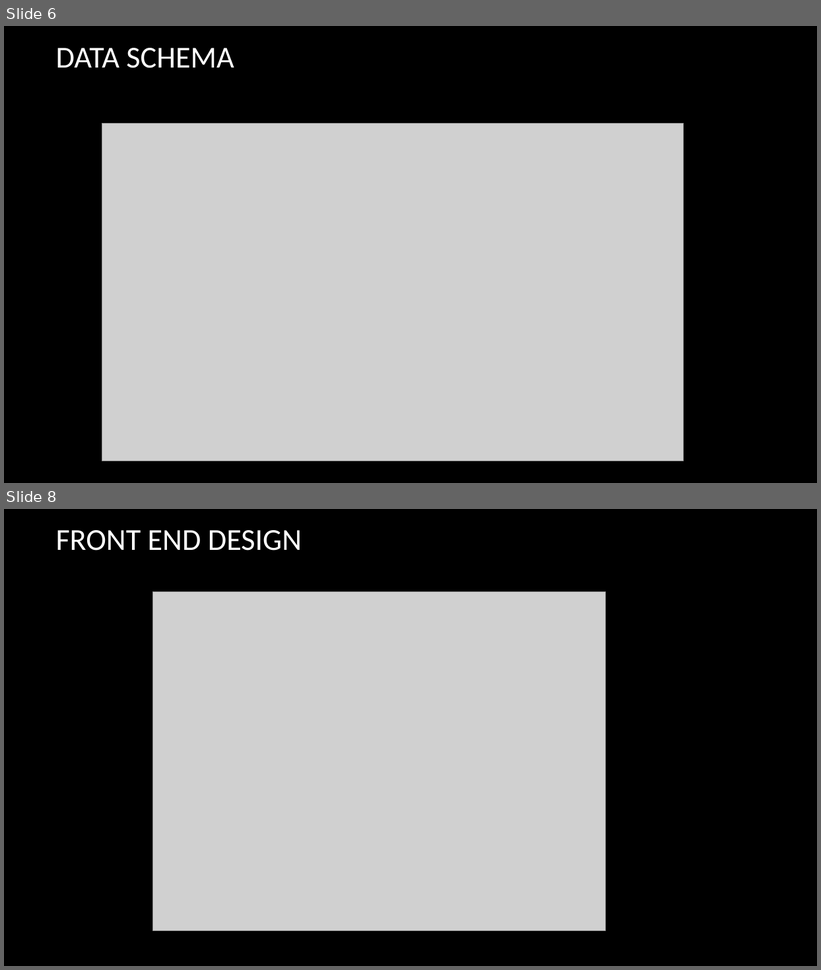
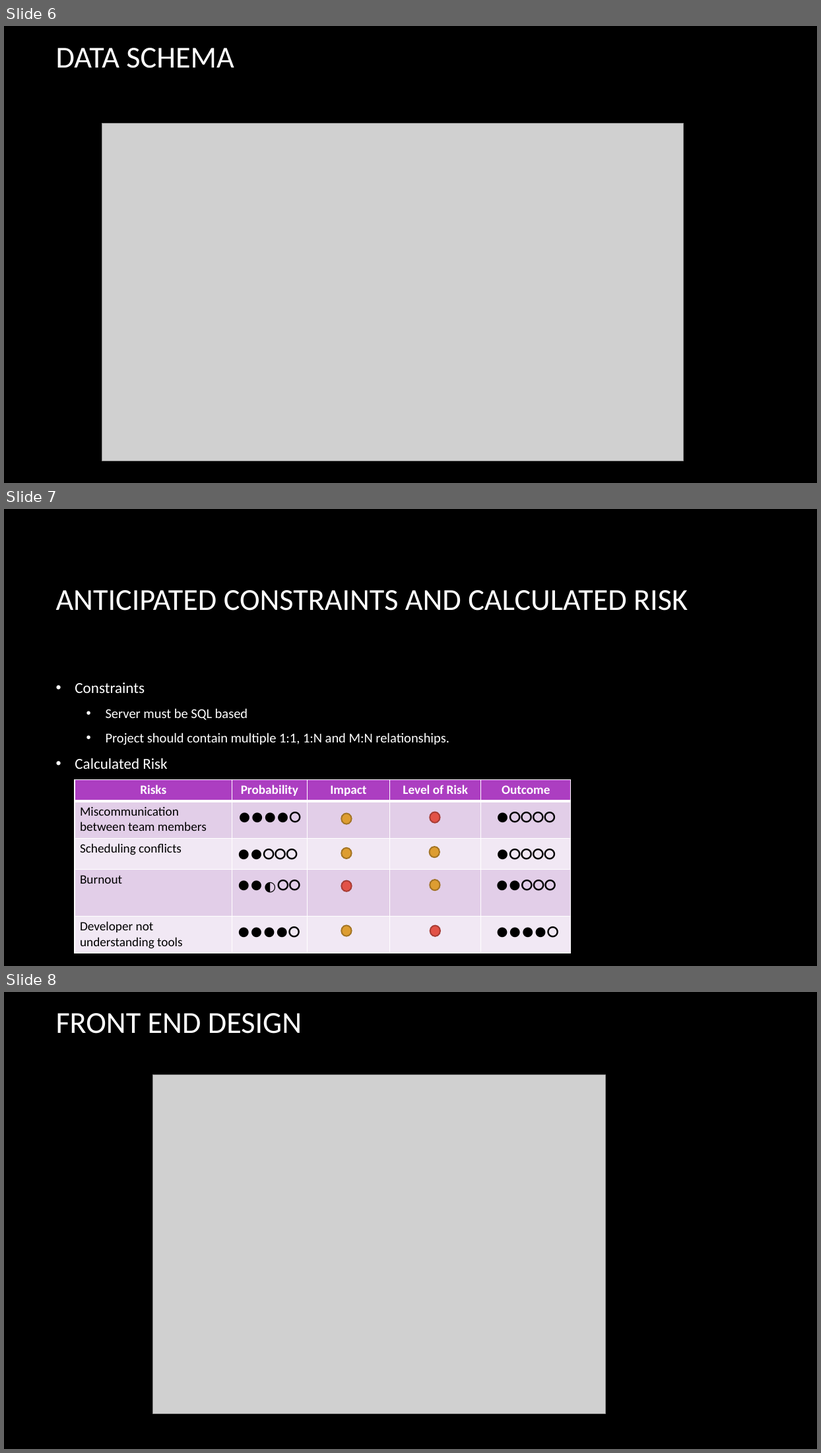
Before and after one commit to lflo5727/CS470-Database, a slide deck: cs470 DMV PROJECT.pptx. Shown one above the other, each under a label of ours: slides 6 and 8 before the commit, slides 6, 7 and 8 after it; the slides between them are not shown. The pictures are 821x970 and 821x1453 pixels, drawn with LibreOffice and Linux fonts; fonts in the diff are those of the drawing; grey boxes stand for pictures; background and template pictures are left out. Boxes give left, top, right and bottom in pixels: in the first picture for what was removed or moved away, otherwise in the second. Text is boxed around its words. In the diff, an @@ line names an element or a change of style, - is before the commit and + after.

Commit message:
Contrains and Risks Finished
Added a calculated risk diagram

```diff
--- a/cs470 DMV PROJECT.pptx
+++ b/cs470 DMV PROJECT.pptx
@@ slide 7 added at [4,509,817,966], background picture (left out) @@
@@ title added at [56,590,688,611], 36 pt, text #FFFFFF @@
+ANTICIPATED CONSTRAINTS AND CALCULATED RISK
@@ text added at [75,683,450,769], 16 pt, text #FFFFFF @@
+• Constraints
+  • Server must be SQL based
+  • Project should contain multiple 1:1, 1:N and M:N relationships.
+• Calculated Risk
@@ table added at [75,780,572,953], 5 rows, 5 columns @@
+Risks | Probability | Impact | Level of Risk | Outcome
+Miscommunication between team members | ●●●●○ |  |  | ●○○○○
+Scheduling conflicts | ●●○○○ |  |  | ●○○○○
+Burnout | ●● ○○ |  |  | ●●○○○
+Developer not understanding tools | ●●●●○ |  |  | ●●●●○
@@ ellipse added at [341,813,352,824], fill #DD9D31, outline #A37424 1.5 pt @@
@@ ellipse added at [430,812,440,823], fill #E25247, outline #A73D35 1.5 pt @@
@@ ellipse added at [341,848,352,859], fill #DD9D31, outline #A37424 1.5 pt @@
@@ ellipse added at [430,847,440,858], fill #DD9D31, outline #A37424 1.5 pt @@
@@ text added at [258,875,274,898], 16 pt, text #000000 @@
+◐
@@ ellipse added at [341,881,352,892], fill #E25247, outline #A73D35 1.5 pt @@
@@ ellipse added at [430,880,440,891], fill #DD9D31, outline #A37424 1.5 pt @@
@@ ellipse added at [341,925,352,937], fill #DD9D31, outline #A37424 1.5 pt @@
@@ ellipse added at [430,926,441,937], fill #E25247, outline #A73D35 1.5 pt @@
```
Also in this commit, not shown: 1 slide changed, 1 slide removed.
